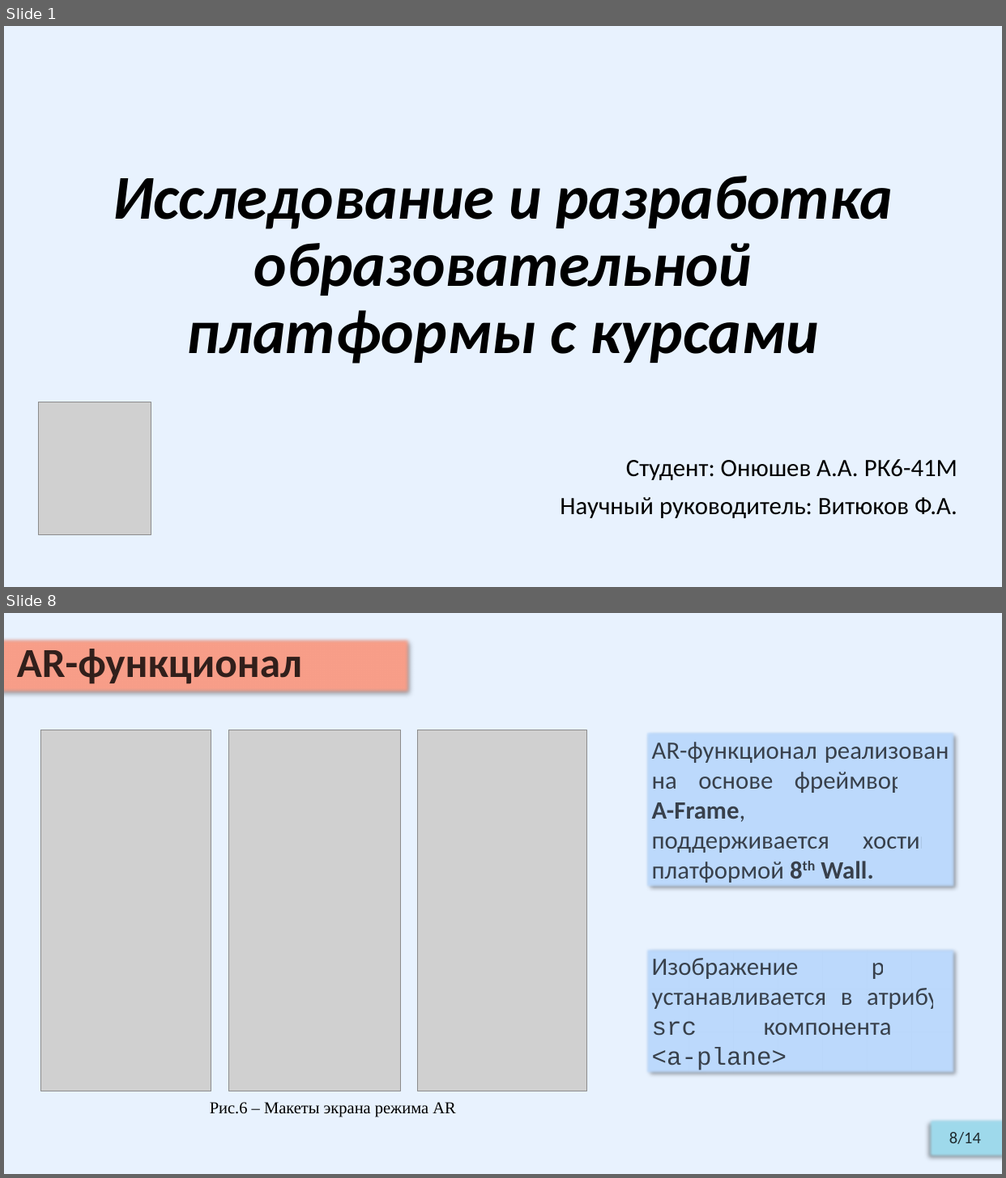
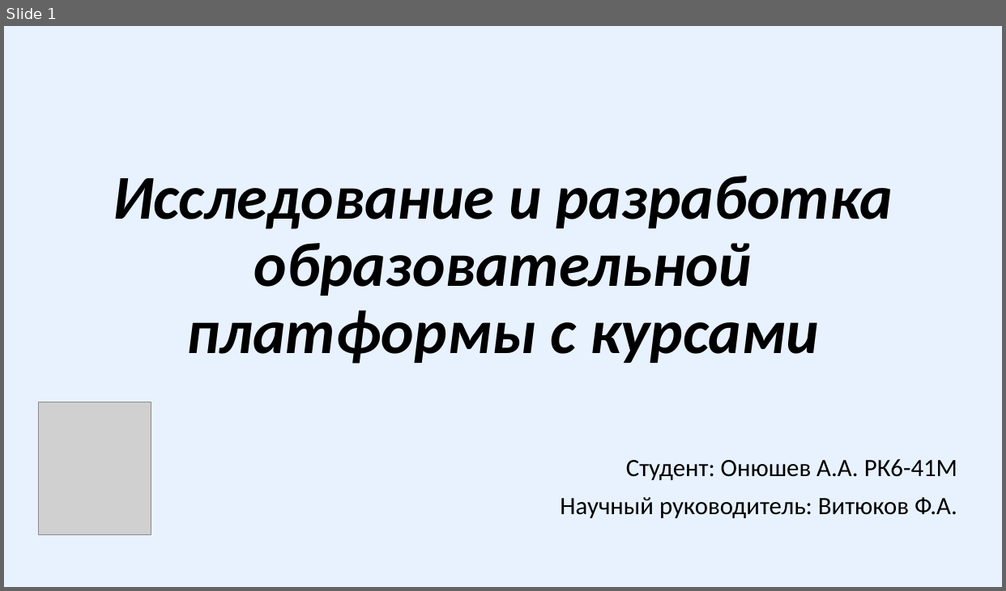
Before and after one commit to Relax-FM/Diploma, a slide deck: master/Diploma/presentation/OnyushevA_RK6-41M.pptx. Shown one above the other, each under a label of ours: slides 1 and 8 before the commit, slide 1 after it; the slides between them are not shown. The pictures are 1006x1178 and 1006x591 pixels, drawn with LibreOffice and Linux fonts; fonts in the diff are those of the drawing; grey boxes stand for pictures. Boxes give left, top, right and bottom in pixels: in the first picture for what was removed or moved away, otherwise in the second. Text is boxed around its words. In the diff, an @@ line names an element or a change of style, - is before the commit and + after.

```diff
--- a/master/Diploma/presentation/OnyushevA_RK6-41M.pptx
+++ b/master/Diploma/presentation/OnyushevA_RK6-41M.pptx
@@ slide 8 removed at (4,613,1002,1174), background #E8F2FE @@
@@ subtitle removed at (4,637,410,694) @@
-AR-функционал
@@ rectangle removed at (645,730,957,889) @@
-AR-функционал реализован на основе фреймворка
-A-Frame, который поддерживается хостинг-платформой 8th Wall.
@@ rectangle removed at (645,947,957,1076) @@
-Изображение работы устанавливается в атрибут src компонента
-<a-plane>
@@ group removed at (41,730,586,1118): 3 pictures, 1 text @@
-Рис.6 – Макеты экрана режима AR
@@ rectangle removed at (927,1118,1002,1160) @@
-8/14
```
Also in this commit, not shown: 9 slides changed, 4 slides added, 3 other slides removed, 6 other files.
